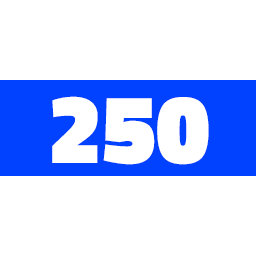
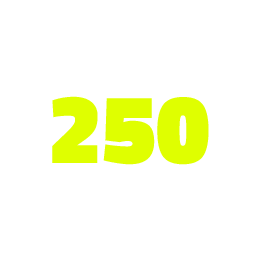
Layered file, before and after one edit (w=256, h=256). Changes by layer:
added layer "Layer 2" above "250" over <box>52,96,209,165</box>
hid "250" over <box>52,96,209,165</box>
hid "Layer 1" over <box>0,80,256,176</box>
